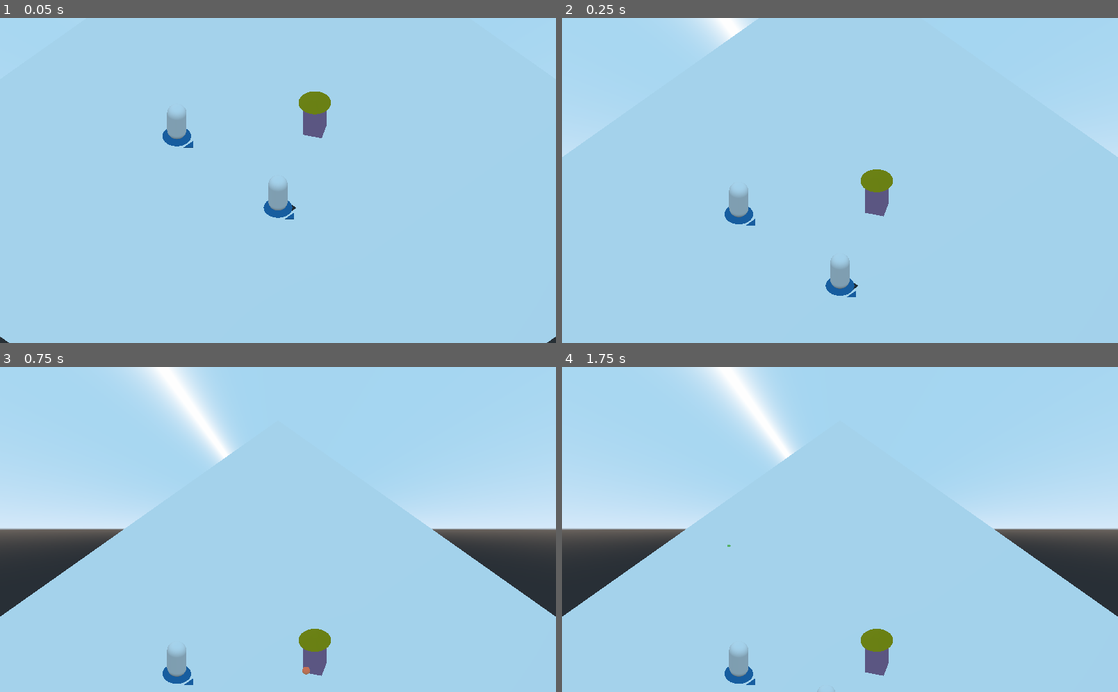
Above: before the commit, frames 1-4 (two rows, left to right).
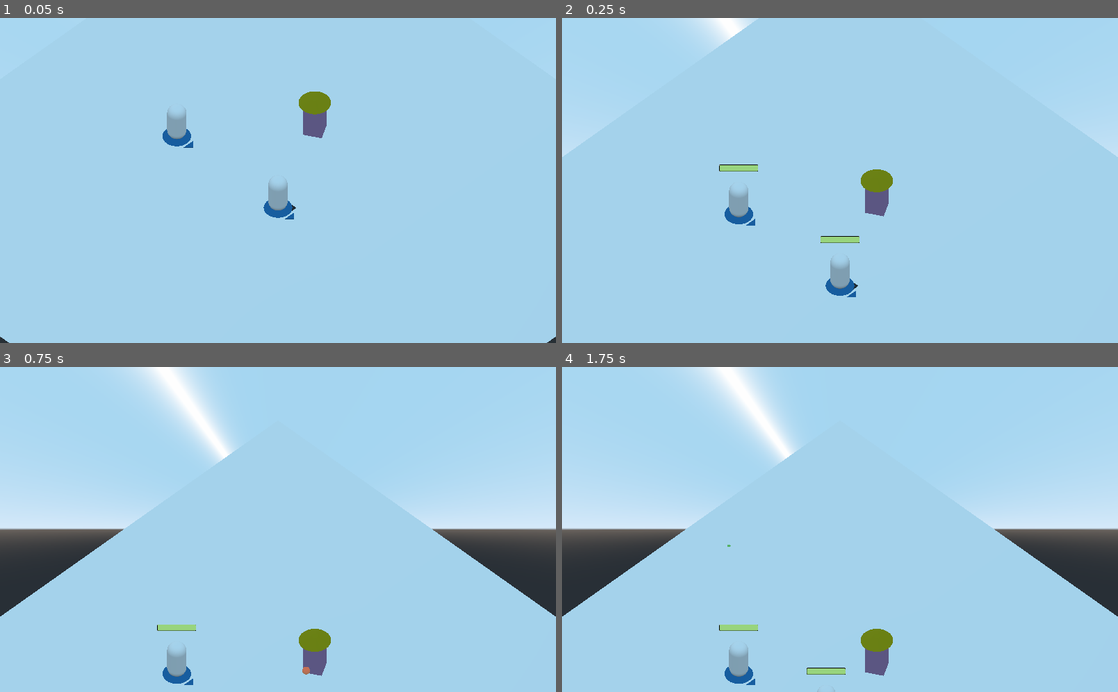
Above: after the commit, the same moments.

Repository: 2BytesGoat/godot-games
Game: Godot game, scene res://World.tscn
Same seed, same stepped clock (60 frames per second), same inputs: the game is played once before the commit and once after it.
Inputs (mouse positions are in pixels of both pictures, inside the frame that each line leads up to):
- Up to frame 1 (0.05 s): no input
- Up to frame 2 (0.25 s): no input
- Up to frame 3 (0.75 s): move the mouse to (400, 513) at 0.52 s; tap Q (cast_spell_1) at 0.6 s; click (400, 513) at 0.67 s
- Up to frame 4 (1.75 s): move the mouse to (728, 545) at 1.27 s; right-click (728, 545) at 1.35 s; click (728, 545) at 1.42 s

Frame 1 is identical in both runs. In frame 2, 0.3% of the frame differs, in the area x 28-54%, y 45-70%; in frame 3, 0.1%; in frame 4, 0.3%.

Commit message:
Add healthbar

Diff:
--- a/IHasMagic/Boxes/Hitbox.gd
+++ b/IHasMagic/Boxes/Hitbox.gd
@@ -2,7 +2,7 @@
 
 export var damage = 1
 var knockback_vector = Vector3.ZERO
-var knockback_power = 50
+var knockback_power = 20
 onready var projectile = get_parent()
 
 func _process(_delta):
--- a/IHasMagic/Player/Player.gd
+++ b/IHasMagic/Player/Player.gd
@@ -1,7 +1,7 @@
 extends KinematicBody
 
 const move_speed = 550
-const FRICTION = 150
+const FRICTION = 25 # consider scaling friction with current health
 
 var travel_path = []
 var travel_path_idx = 0
--- a/IHasMagic/Player/Player.tscn
+++ b/IHasMagic/Player/Player.tscn
@@ -1,9 +1,10 @@
-[gd_scene load_steps=11 format=2]
+[gd_scene load_steps=12 format=2]
 
 [ext_resource path="res://Player/Player.gd" type="Script" id=1]
 [ext_resource path="res://Assets/Materials/Player1.tres" type="Material" id=2]
 [ext_resource path="res://Status.tscn" type="PackedScene" id=3]
 [ext_resource path="res://Boxes/Hurtbox.tscn" type="PackedScene" id=4]
+[ext_resource path="res://UI/HealthBar3D.tscn" type="PackedScene" id=5]
 
 [sub_resource type="CapsuleMesh" id=1]
 radius = 0.75
@@ -16,9 +17,6 @@
 radius = 0.75
 height = 1.75
 
-[sub_resource type="CapsuleShape" id=4]
-height = 1.2
-
 [sub_resource type="CylinderMesh" id=5]
 material = ExtResource( 2 )
 bottom_radius = 1.1
@@ -28,6 +26,9 @@
 material = ExtResource( 2 )
 size = Vector3( 1, 0.5, 0.01 )
 
+[sub_resource type="CapsuleShape" id=4]
+height = 1.2
+
 [node name="Player" type="KinematicBody" groups=[
 "player_unit",
 ]]
@@ -35,7 +36,8 @@
 collision_mask = 5
 script = ExtResource( 1 )
 
-[node name="Status" parent="." instance=ExtResource( 3 )]
+[node name="HealthBar3D" parent="." instance=ExtResource( 5 )]
+transform = Transform( 1.5, 0, 0, 0, 2, 0, 0, 0, 1, 0, 5, 0 )
 
 [node name="GFX" type="Spatial" parent="."]
 transform = Transform( 1, 0, 0, 0, 1, 0, 0, 0, 1, 0, 1.6, 0 )
@@ -57,14 +59,6 @@
 transform = Transform( 1, 0, 0, 0, -1.62921e-07, -1, 0, 1, -1.62921e-07, 0, 1.6, 0 )
 shape = SubResource( 3 )
 
-[node name="Hurtbox" parent="." instance=ExtResource( 4 )]
-collision_layer = 2
-collision_mask = 2147483648
-
-[node name="CollisionShape" parent="Hurtbox" index="0"]
-transform = Transform( 1, 0, 0, 0, -1.62921e-07, -1, 0, 1, -1.62921e-07, 0, 1.6, 0 )
-shape = SubResource( 4 )
-
 [node name="DirectionSprite" type="Spatial" parent="."]
 
 [node name="MeshInstance" type="MeshInstance" parent="DirectionSprite"]
@@ -81,7 +75,23 @@
 
 [node name="Position3D" type="Position3D" parent="Weapon"]
 transform = Transform( 1, 0, 0, 0, 1, 0, 0, 0, 1, 0, 0, 1.25242 )
+
+[node name="Hurtbox" parent="." instance=ExtResource( 4 )]
+collision_layer = 2
+collision_mask = 2147483648
+
+[node name="CollisionShape" parent="Hurtbox" index="0"]
+transform = Transform( 1, 0, 0, 0, -1.62921e-07, -1, 0, 1, -1.62921e-07, 0, 1.6, 0 )
+shape = SubResource( 4 )
+
+[node name="Status" parent="." instance=ExtResource( 3 )]
+[connection signal="area_entered" from="Hurtbox" to="." method="_on_Hurtbox_area_entered"]
+[connection signal="health_changed" from="Status" to="HealthBar3D" method="_on_Status_health_changed"]
+[connection signal="max_health_changed" from="Status" to="HealthBar3D" method="_on_Status_max_health_changed"]
 [connection signal="no_health" from="Status" to="." method="_on_Status_no_health"]
-[connection signal="area_entered" from="Hurtbox" to="." method="_on_Hurtbox_area_entered"]
+
+[editable path="HealthBar3D"]
 
 [editable path="Hurtbox"]
+
+[editable path="Status"]
--- a/IHasMagic/Spells/Projectile.gd
+++ b/IHasMagic/Spells/Projectile.gd
@@ -4,8 +4,8 @@
 export var lifetime = 1.5
 
 var launch_origin
-var knockback_vector
 var death_timer
+# for knockback look in hibox
 
 onready var hitbox = $Hitbox
 
--- /dev/null
+++ b/IHasMagic/UI/HealthBar2D.gd
@@ -0,0 +1,9 @@
+extends Control
+
+onready var health_bar = $TextureProgress
+
+func update_texture_max(value):
+	health_bar.max_value = value
+
+func update_texture_current(value):
+	health_bar.value = value
--- /dev/null
+++ b/IHasMagic/UI/HealthBar2D.tscn
@@ -0,0 +1,25 @@
+[gd_scene load_steps=5 format=2]
+
+[ext_resource path="res://UI/Assets/ProgressTexture.png" type="Texture" id=1]
+[ext_resource path="res://UI/Assets/OverTexture.png" type="Texture" id=2]
+[ext_resource path="res://UI/Assets/UnderTexture.png" type="Texture" id=3]
+[ext_resource path="res://UI/HealthBar2D.gd" type="Script" id=4]
+
+[node name="HealthBar" type="Control"]
+anchor_right = 1.0
+anchor_bottom = 1.0
+script = ExtResource( 4 )
+__meta__ = {
+"_edit_use_anchors_": false
+}
+
+[node name="TextureProgress" type="TextureProgress" parent="."]
+margin_right = 639.0
+margin_bottom = 80.0
+texture_under = ExtResource( 3 )
+texture_over = ExtResource( 2 )
+texture_progress = ExtResource( 1 )
+tint_progress = Color( 0.317647, 0.658824, 0.207843, 1 )
+__meta__ = {
+"_edit_use_anchors_": false
+}
--- /dev/null
+++ b/IHasMagic/UI/HealthBar3D.tscn
@@ -0,0 +1,17 @@
+[gd_scene load_steps=4 format=2]
+
+[ext_resource path="res://UI/HealthBar2D.tscn" type="PackedScene" id=1]
+[ext_resource path="res://UI/Assets/UnderTexture.png" type="Texture" id=2]
+[ext_resource path="res://UI/HealthBar3d.gd" type="Script" id=3]
+
+[node name="HealthBar3D" type="Sprite3D"]
+billboard = 1
+texture = ExtResource( 2 )
+script = ExtResource( 3 )
+
+[node name="Viewport" type="Viewport" parent="."]
+size = Vector2( 200, 26 )
+usage = 0
+render_target_v_flip = true
+
+[node name="HealthBar2D" parent="Viewport" instance=ExtResource( 1 )]
--- /dev/null
+++ b/IHasMagic/UI/HealthBar3d.gd
@@ -0,0 +1,12 @@
+extends Sprite3D
+
+onready var health_bar = $Viewport/HealthBar2D
+
+func _ready():
+	texture = $Viewport.get_texture()
+
+func _on_Status_max_health_changed(value):
+	health_bar.update_texture_max(value)
+
+func _on_Status_health_changed(value):
+	health_bar.update_texture_current(value)
--- a/IHasMagic/World.tscn
+++ b/IHasMagic/World.tscn
@@ -37,7 +37,7 @@
 [node name="Player2" parent="Level" instance=ExtResource( 5 )]
 transform = Transform( 1, 0, 0, 0, 1, 0, 0, 0, 1, 0, 0, -11 )
 
-[node name="Hurtbox" parent="Level/Player2" index="3"]
+[node name="Hurtbox" parent="Level/Player2" index="5"]
 collision_layer = 4
 
 [node name="Player" parent="Level" instance=ExtResource( 5 )]
Binary file added: IHasMagic/UI/Assets/OverTexture.png
Binary file added: IHasMagic/UI/Assets/ProgressTexture.png
Binary file added: IHasMagic/UI/Assets/UnderTexture.png
